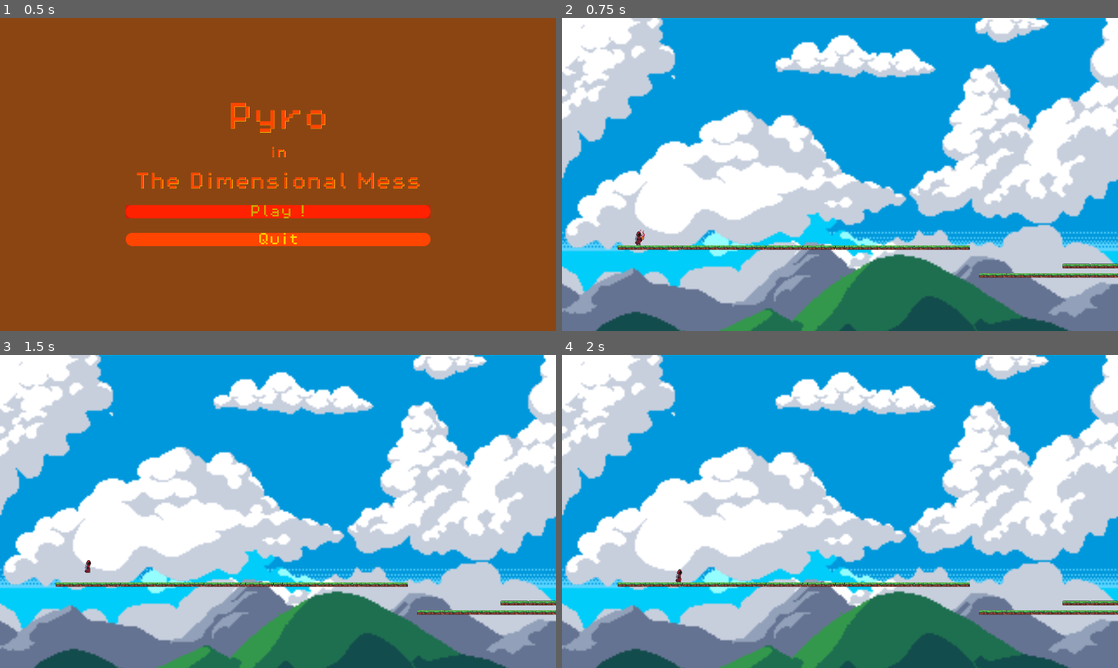
Above: before the commit, frames 1-4 (two rows, left to right).
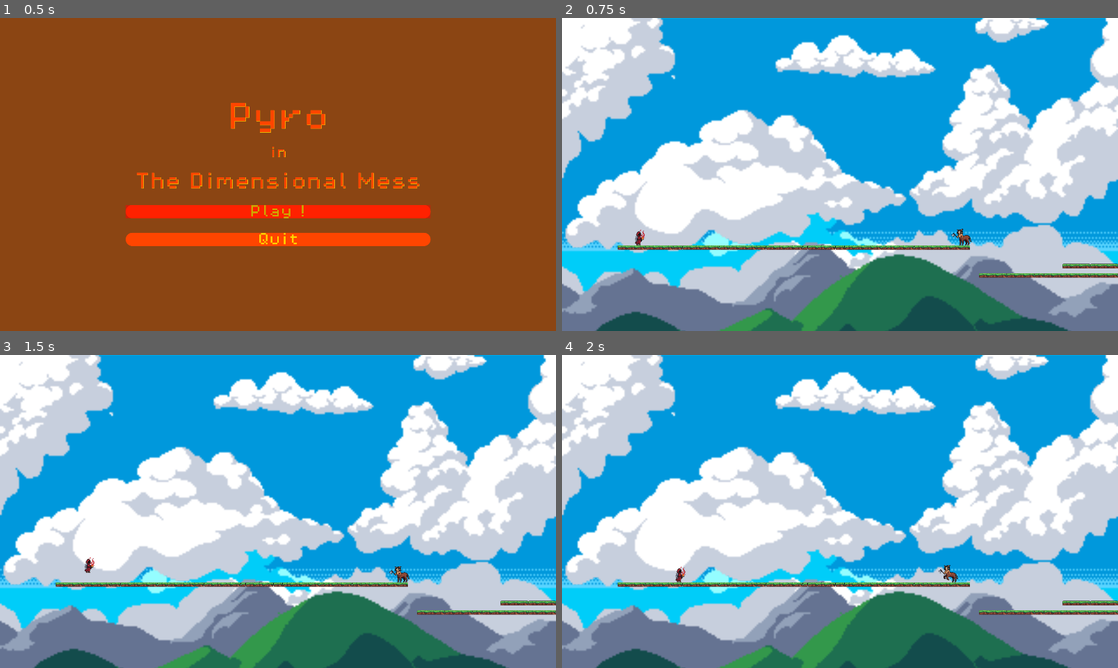
Above: after the commit, the same moments.

Repository: Ezveus/pyro_dimensional_mess
Game: Godot game, scene res://Scenes/Screens/StartScreen/start_screen.tscn
Two runs of this game, one before a commit and one after it. Both use one fixed random seed, a clock stepped at 60 frames per second and the inputs below.
Inputs:
- Up to frame 1 (0.5 s): no input
- Up to frame 2 (0.75 s): click "Play !" at 0.5 s
- Up to frame 3 (1.5 s): hold Right (move_right) from 1.28 s (still down); tap Space (jump) at 1.35 s
- Up to frame 4 (2 s): keep holding Right (move_right); tap Space (jump) at 1.52, 1.82 s

Frame 1 is identical in both runs. In frame 2, less than 0.1% of the frame differs, in the area x 70-74%, y 67-73%; in frame 3, 0.1%; in frame 4, 0.1%, in the area x 20-72%, y 67-73%.

Commit message:
mob: Add first mob - centaur

Diff:
--- /dev/null
+++ b/Scenes/Characters/Centaur/centaur.gd
@@ -0,0 +1,22 @@
+extends "res://Scenes/Utils/Mob/mob.gd"
+
+const SPEED: int = 250
+
+@onready var ray_cast_left: RayCast2D = $RayCastLeft
+
+func update_state():
+	if is_on_floor():
+		scan_for_enemies()
+	else:
+		state = State.FALLING
+
+func scan_for_enemies():
+	var collider = null
+
+	if ray_cast_left.is_colliding():
+		collider = ray_cast_left.get_collider()
+
+		state = State.RUNNING
+		velocity = global_position.direction_to(collider.global_position) * SPEED
+	else:
+		state = State.IDLE
--- /dev/null
+++ b/Scenes/Characters/Centaur/centaur.tres
@@ -0,0 +1,236 @@
+[gd_resource type="SpriteFrames" load_steps=34 format=3 uid="uid://cn78qrst8ab7y"]
+
+[ext_resource type="Texture2D" uid="uid://c7wpy7l1yn3fx" path="res://Assets/Graphics/Centaur/ATTACK.png" id="1_qqwdk"]
+[ext_resource type="Texture2D" uid="uid://cik2a2hnqaybx" path="res://Assets/Graphics/Centaur/DEATH.png" id="2_sbygc"]
+[ext_resource type="Texture2D" uid="uid://dooa0kmycfewt" path="res://Assets/Graphics/Centaur/HURT.png" id="3_5vpa3"]
+[ext_resource type="Texture2D" uid="uid://bwusupnl51feu" path="res://Assets/Graphics/Centaur/IDLE.png" id="4_8smum"]
+[ext_resource type="Texture2D" uid="uid://xkbo4ini0iv4" path="res://Assets/Graphics/Centaur/RUN.png" id="5_ij5sg"]
+
+[sub_resource type="AtlasTexture" id="AtlasTexture_hk8cl"]
+atlas = ExtResource("1_qqwdk")
+region = Rect2(0, 0, 100, 100)
+
+[sub_resource type="AtlasTexture" id="AtlasTexture_7hg6m"]
+atlas = ExtResource("1_qqwdk")
+region = Rect2(100, 0, 100, 100)
+
+[sub_resource type="AtlasTexture" id="AtlasTexture_t21kt"]
+atlas = ExtResource("1_qqwdk")
+region = Rect2(200, 0, 100, 100)
+
+[sub_resource type="AtlasTexture" id="AtlasTexture_nanbw"]
+atlas = ExtResource("1_qqwdk")
+region = Rect2(300, 0, 100, 100)
+
+[sub_resource type="AtlasTexture" id="AtlasTexture_d6du8"]
+atlas = ExtResource("1_qqwdk")
+region = Rect2(400, 0, 100, 100)
+
+[sub_resource type="AtlasTexture" id="AtlasTexture_w88fc"]
+atlas = ExtResource("1_qqwdk")
+region = Rect2(500, 0, 100, 100)
+
+[sub_resource type="AtlasTexture" id="AtlasTexture_joaf2"]
+atlas = ExtResource("1_qqwdk")
+region = Rect2(600, 0, 100, 100)
+
+[sub_resource type="AtlasTexture" id="AtlasTexture_f2fu5"]
+atlas = ExtResource("1_qqwdk")
+region = Rect2(700, 0, 100, 100)
+
+[sub_resource type="AtlasTexture" id="AtlasTexture_oda2e"]
+atlas = ExtResource("2_sbygc")
+region = Rect2(0, 0, 100, 100)
+
+[sub_resource type="AtlasTexture" id="AtlasTexture_y72jc"]
+atlas = ExtResource("2_sbygc")
+region = Rect2(100, 0, 100, 100)
+
+[sub_resource type="AtlasTexture" id="AtlasTexture_jia5a"]
+atlas = ExtResource("2_sbygc")
+region = Rect2(200, 0, 100, 100)
+
+[sub_resource type="AtlasTexture" id="AtlasTexture_x4lj5"]
+atlas = ExtResource("2_sbygc")
+region = Rect2(300, 0, 100, 100)
+
+[sub_resource type="AtlasTexture" id="AtlasTexture_avsk1"]
+atlas = ExtResource("2_sbygc")
+region = Rect2(400, 0, 100, 100)
+
+[sub_resource type="AtlasTexture" id="AtlasTexture_8jhwn"]
+atlas = ExtResource("2_sbygc")
+region = Rect2(500, 0, 100, 100)
+
+[sub_resource type="AtlasTexture" id="AtlasTexture_y274s"]
+atlas = ExtResource("3_5vpa3")
+region = Rect2(0, 0, 100, 100)
+
+[sub_resource type="AtlasTexture" id="AtlasTexture_vp52m"]
+atlas = ExtResource("3_5vpa3")
+region = Rect2(100, 0, 100, 100)
+
+[sub_resource type="AtlasTexture" id="AtlasTexture_41m2f"]
+atlas = ExtResource("3_5vpa3")
+region = Rect2(200, 0, 100, 100)
+
+[sub_resource type="AtlasTexture" id="AtlasTexture_16qef"]
+atlas = ExtResource("3_5vpa3")
+region = Rect2(300, 0, 100, 100)
+
+[sub_resource type="AtlasTexture" id="AtlasTexture_ayda5"]
+atlas = ExtResource("4_8smum")
+region = Rect2(0, 0, 100, 100)
+
+[sub_resource type="AtlasTexture" id="AtlasTexture_ay4rd"]
+atlas = ExtResource("4_8smum")
+region = Rect2(100, 0, 100, 100)
+
+[sub_resource type="AtlasTexture" id="AtlasTexture_n2q3l"]
+atlas = ExtResource("4_8smum")
+region = Rect2(200, 0, 100, 100)
+
+[sub_resource type="AtlasTexture" id="AtlasTexture_4aafl"]
+atlas = ExtResource("4_8smum")
+region = Rect2(300, 0, 100, 100)
+
+[sub_resource type="AtlasTexture" id="AtlasTexture_6sggt"]
+atlas = ExtResource("4_8smum")
+region = Rect2(400, 0, 100, 100)
+
+[sub_resource type="AtlasTexture" id="AtlasTexture_ahcve"]
+atlas = ExtResource("4_8smum")
+region = Rect2(500, 0, 100, 100)
+
+[sub_resource type="AtlasTexture" id="AtlasTexture_2svu4"]
+atlas = ExtResource("2_sbygc")
+region = Rect2(100, 0, 100, 100)
+
+[sub_resource type="AtlasTexture" id="AtlasTexture_15pkc"]
+atlas = ExtResource("5_ij5sg")
+region = Rect2(0, 0, 100, 100)
+
+[sub_resource type="AtlasTexture" id="AtlasTexture_38h13"]
+atlas = ExtResource("5_ij5sg")
+region = Rect2(100, 0, 100, 100)
+
+[sub_resource type="AtlasTexture" id="AtlasTexture_v7h7a"]
+atlas = ExtResource("5_ij5sg")
+region = Rect2(200, 0, 100, 100)
+
+[resource]
+animations = [{
+"frames": [{
+"duration": 1.0,
+"texture": SubResource("AtlasTexture_hk8cl")
+}, {
+"duration": 1.0,
+"texture": SubResource("AtlasTexture_7hg6m")
+}, {
+"duration": 1.0,
+"texture": SubResource("AtlasTexture_t21kt")
+}, {
+"duration": 1.0,
+"texture": SubResource("AtlasTexture_nanbw")
+}, {
+"duration": 1.0,
+"texture": SubResource("AtlasTexture_d6du8")
+}, {
+"duration": 1.0,
+"texture": SubResource("AtlasTexture_w88fc")
+}, {
+"duration": 1.0,
+"texture": SubResource("AtlasTexture_joaf2")
+}, {
+"duration": 1.0,
+"texture": SubResource("AtlasTexture_f2fu5")
+}],
+"loop": true,
+"name": &"attack",
+"speed": 5.0
+}, {
+"frames": [{
+"duration": 1.0,
+"texture": SubResource("AtlasTexture_oda2e")
+}, {
+"duration": 1.0,
+"texture": SubResource("AtlasTexture_y72jc")
+}, {
+"duration": 1.0,
+"texture": SubResource("AtlasTexture_jia5a")
+}, {
+"duration": 1.0,
+"texture": SubResource("AtlasTexture_x4lj5")
+}, {
+"duration": 1.0,
+"texture": SubResource("AtlasTexture_avsk1")
+}, {
+"duration": 1.0,
+"texture": SubResource("AtlasTexture_8jhwn")
+}],
+"loop": true,
+"name": &"death",
+"speed": 5.0
+}, {
+"frames": [{
+"duration": 1.0,
+"texture": SubResource("AtlasTexture_y274s")
+}, {
+"duration": 1.0,
+"texture": SubResource("AtlasTexture_vp52m")
+}, {
+"duration": 1.0,
+"texture": SubResource("AtlasTexture_41m2f")
+}, {
+"duration": 1.0,
+"texture": SubResource("AtlasTexture_16qef")
+}],
+"loop": true,
+"name": &"hurt",
+"speed": 5.0
+}, {
+"frames": [{
+"duration": 1.0,
+"texture": SubResource("AtlasTexture_ayda5")
+}, {
+"duration": 1.0,
+"texture": SubResource("AtlasTexture_ay4rd")
+}, {
+"duration": 1.0,
+"texture": SubResource("AtlasTexture_n2q3l")
+}, {
+"duration": 1.0,
+"texture": SubResource("AtlasTexture_4aafl")
+}, {
+"duration": 1.0,
+"texture": SubResource("AtlasTexture_6sggt")
+}, {
+"duration": 1.0,
+"texture": SubResource("AtlasTexture_ahcve")
+}],
+"loop": true,
+"name": &"idle",
+"speed": 5.0
+}, {
+"frames": [{
+"duration": 1.0,
+"texture": SubResource("AtlasTexture_2svu4")
+}],
+"loop": true,
+"name": &"jump",
+"speed": 5.0
+}, {
+"frames": [{
+"duration": 1.0,
+"texture": SubResource("AtlasTexture_15pkc")
+}, {
+"duration": 1.0,
+"texture": SubResource("AtlasTexture_38h13")
+}, {
+"duration": 1.0,
+"texture": SubResource("AtlasTexture_v7h7a")
+}],
+"loop": true,
+"name": &"run",
+"speed": 5.0
+}]
--- /dev/null
+++ b/Scenes/Characters/Centaur/centaur.tscn
@@ -0,0 +1,26 @@
+[gd_scene load_steps=4 format=3 uid="uid://byiern4m1i4kd"]
+
+[ext_resource type="Script" path="res://Scenes/Characters/Centaur/centaur.gd" id="1_4rsg5"]
+[ext_resource type="SpriteFrames" uid="uid://cn78qrst8ab7y" path="res://Scenes/Characters/Centaur/centaur.tres" id="2_2c4iq"]
+
+[sub_resource type="RectangleShape2D" id="RectangleShape2D_jix4n"]
+size = Vector2(46, 54)
+
+[node name="Centaur" type="CharacterBody2D"]
+collision_layer = 2
+collision_mask = 12
+script = ExtResource("1_4rsg5")
+
+[node name="RayCastLeft" type="RayCast2D" parent="."]
+position = Vector2(-10, 2.08165e-12)
+target_position = Vector2(-1000, 2.08165e-12)
+
+[node name="AnimatedSprite2D" type="AnimatedSprite2D" parent="."]
+sprite_frames = ExtResource("2_2c4iq")
+animation = &"jump"
+autoplay = "idle"
+frame_progress = 0.247432
+
+[node name="CollisionShape2D" type="CollisionShape2D" parent="."]
+position = Vector2(4, 18)
+shape = SubResource("RectangleShape2D_jix4n")
--- a/Scenes/Characters/Pyromancer/pyromancer.gd
+++ b/Scenes/Characters/Pyromancer/pyromancer.gd
@@ -2,16 +2,20 @@
 
 const SPEED = 200.0
 const JUMP_VELOCITY = -300.0
+const DAMAGE_RATE = 10.0
 
+var health = 100.0
+
+signal hurting
 signal dead
 
 # Get the gravity from the project settings to be synced with RigidBody nodes.
 var gravity = ProjectSettings.get_setting("physics/2d/default_gravity")
 
-@onready var animated_sprite = $AnimatedSprite2D
+@onready var animated_sprite: AnimatedSprite2D = $AnimatedSprite2D
+@onready var hurt_box: Area2D = $Hurtbox
 
 func _physics_process(delta):
-	# Input direction: -1, 0, 1
 	var direction = Input.get_axis("move_left", "move_right")
 
 	# Add the gravity.
@@ -40,6 +44,25 @@
 
 	move_and_slide()
 
+	take_damage_from_mobs(delta)
+
+func take_damage_from_mobs(delta):
+	var overlapping_mobs = hurt_box.get_overlapping_bodies()
+	var damage_count = DAMAGE_RATE * overlapping_mobs.size() * delta
+
+	if damage_count > 0:
+		for mob in overlapping_mobs:
+			if mob.has_method('attack'):
+				mob.attack()
+		health -= damage_count
+		animated_sprite.play('hurt')
+		hurting.emit()
+	else:
+		animated_sprite.play('idle')
+
+	if health <= 0:
+		dead.emit()
+
 func die():
 	animated_sprite.play('death')
 	dead.emit()
--- a/Scenes/Characters/Pyromancer/pyromancer.tscn
+++ b/Scenes/Characters/Pyromancer/pyromancer.tscn
@@ -251,9 +251,13 @@
 }]
 
 [sub_resource type="RectangleShape2D" id="RectangleShape2D_vevmp"]
-size = Vector2(23, 49)
+size = Vector2(25, 49)
+
+[sub_resource type="RectangleShape2D" id="RectangleShape2D_2rmd3"]
+size = Vector2(32, 56)
 
 [node name="Pyromancer" type="CharacterBody2D"]
+collision_mask = 9
 script = ExtResource("1_jtlxj")
 
 [node name="AnimatedSprite2D" type="AnimatedSprite2D" parent="."]
@@ -263,5 +267,14 @@
 autoplay = "idle"
 
 [node name="CollisionShape2D" type="CollisionShape2D" parent="."]
-position = Vector2(-1.5, 8.5)
+position = Vector2(-0.5, 8.5)
 shape = SubResource("RectangleShape2D_vevmp")
+
+[node name="Hurtbox" type="Area2D" parent="."]
+collision_layer = 4
+collision_mask = 2
+
+[node name="CollisionShape2D" type="CollisionShape2D" parent="Hurtbox"]
+position = Vector2(-1, 8)
+shape = SubResource("RectangleShape2D_2rmd3")
+debug_color = Color(0.902881, 0.244467, 0.481905, 0.42)
--- a/Scenes/Levels/level_1/level_1.tscn
+++ b/Scenes/Levels/level_1/level_1.tscn
@@ -9,6 +9,7 @@
 [ext_resource type="PackedScene" uid="uid://cb5xiuocagj3l" path="res://Scenes/Characters/Pyromancer/pyromancer.tscn" id="5_l7frl"]
 [ext_resource type="PackedScene" uid="uid://dbtvbf4j1l5a3" path="res://Scenes/Utils/Killzone/killzone.tscn" id="7_tao84"]
 [ext_resource type="PackedScene" uid="uid://dbg5voxajegj2" path="res://Scenes/Music/level_1.tscn" id="9_d2nla"]
+[ext_resource type="PackedScene" uid="uid://byiern4m1i4kd" path="res://Scenes/Characters/Centaur/centaur.tscn" id="10_x45yo"]
 
 [sub_resource type="TileSetAtlasSource" id="TileSetAtlasSource_jl21p"]
 texture = ExtResource("2_o13yh")
@@ -714,7 +715,8 @@
 17:9/0/physics_layer_0/polygon_0/points = PackedVector2Array(-8, -8, 8, -8, 8, 8, -8, 8)
 
 [sub_resource type="TileSet" id="TileSet_n6a0x"]
-physics_layer_0/collision_layer = 1
+physics_layer_0/collision_layer = 8
+physics_layer_0/collision_mask = 0
 sources/0 = SubResource("TileSetAtlasSource_jl21p")
 
 [sub_resource type="WorldBoundaryShape2D" id="WorldBoundaryShape2D_c6288"]
@@ -786,4 +788,7 @@
 
 [node name="Level1" parent="." instance=ExtResource("9_d2nla")]
 
+[node name="Centaur" parent="." instance=ExtResource("10_x45yo")]
+position = Vector2(1382, 1459)
+
 [connection signal="dead" from="Pyromancer" to="." method="_on_pyromancer_dead"]
--- /dev/null
+++ b/Scenes/Utils/Mob/mob.gd
@@ -0,0 +1,62 @@
+extends CharacterBody2D
+
+enum State {
+	IDLE = 0,
+	RUNNING = 1,
+	JUMPING = 2,
+	FALLING = 3,
+	ATTACKING = 4
+}
+
+@onready var animated_sprite: AnimatedSprite2D = $AnimatedSprite2D
+
+var state: State = State.IDLE
+var health: int = 100
+var gravity = ProjectSettings.get_setting("physics/2d/default_gravity")
+
+func _physics_process(delta):
+	check_state(delta)
+	update_state()
+
+func update_state():
+	pass
+
+func check_state(delta):
+	match state:
+		State.IDLE:
+			idle()
+		State.RUNNING:
+			run()
+		State.JUMPING:
+			jump()
+		State.FALLING:
+			fall(delta)
+		State.ATTACKING:
+			attack()
+		_:
+			print("Mob: Unknown state %s." % state)
+
+func idle():
+	state = State.IDLE
+	animated_sprite.play("idle")
+
+func run():
+	state = State.RUNNING
+	animated_sprite.play("run")
+	move_and_slide()
+
+func jump():
+	state = State.JUMPING
+	animated_sprite.play("jump")
+	move_and_slide()
+
+func fall(delta):
+	velocity.y += gravity * delta
+	state = State.FALLING
+	# Using same animation for jumping and falling
+	animated_sprite.play("jump")
+	move_and_slide()
+
+func attack():
+	state = State.ATTACKING
+	animated_sprite.play("attack")
Not shown: 1 places in Scenes/Characters/Pyromancer/pyromancer.tscn that only renumber resources
Not shown: 1 places in Scenes/Levels/level_1/level_1.tscn that only renumber resources
